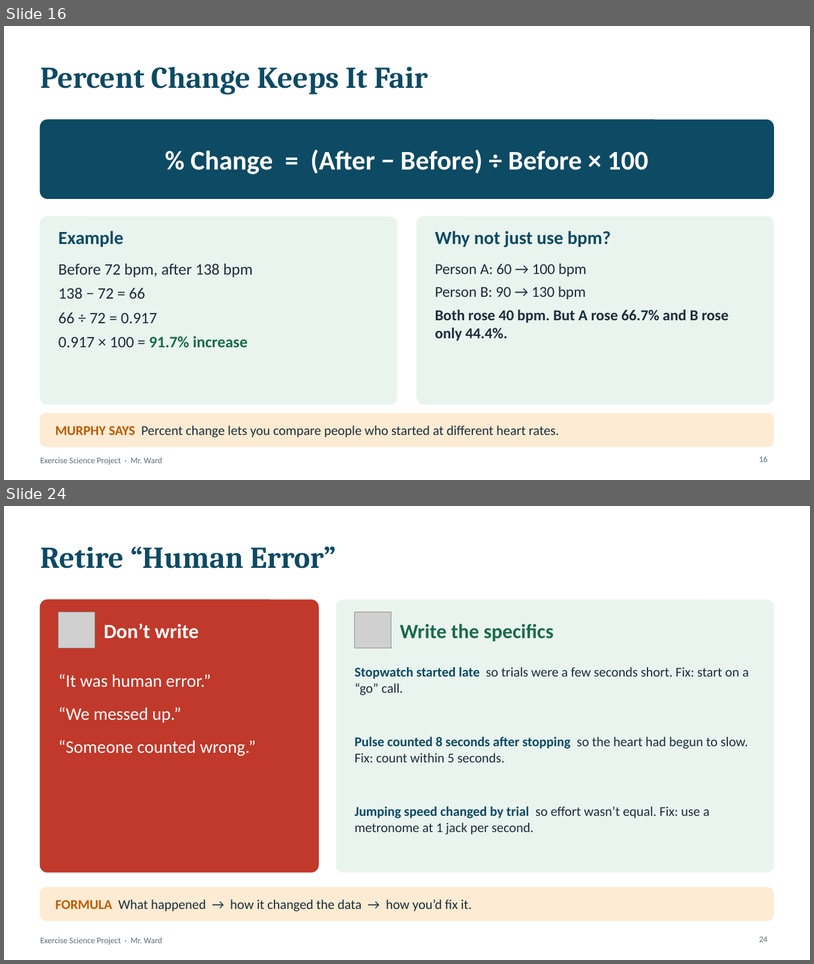
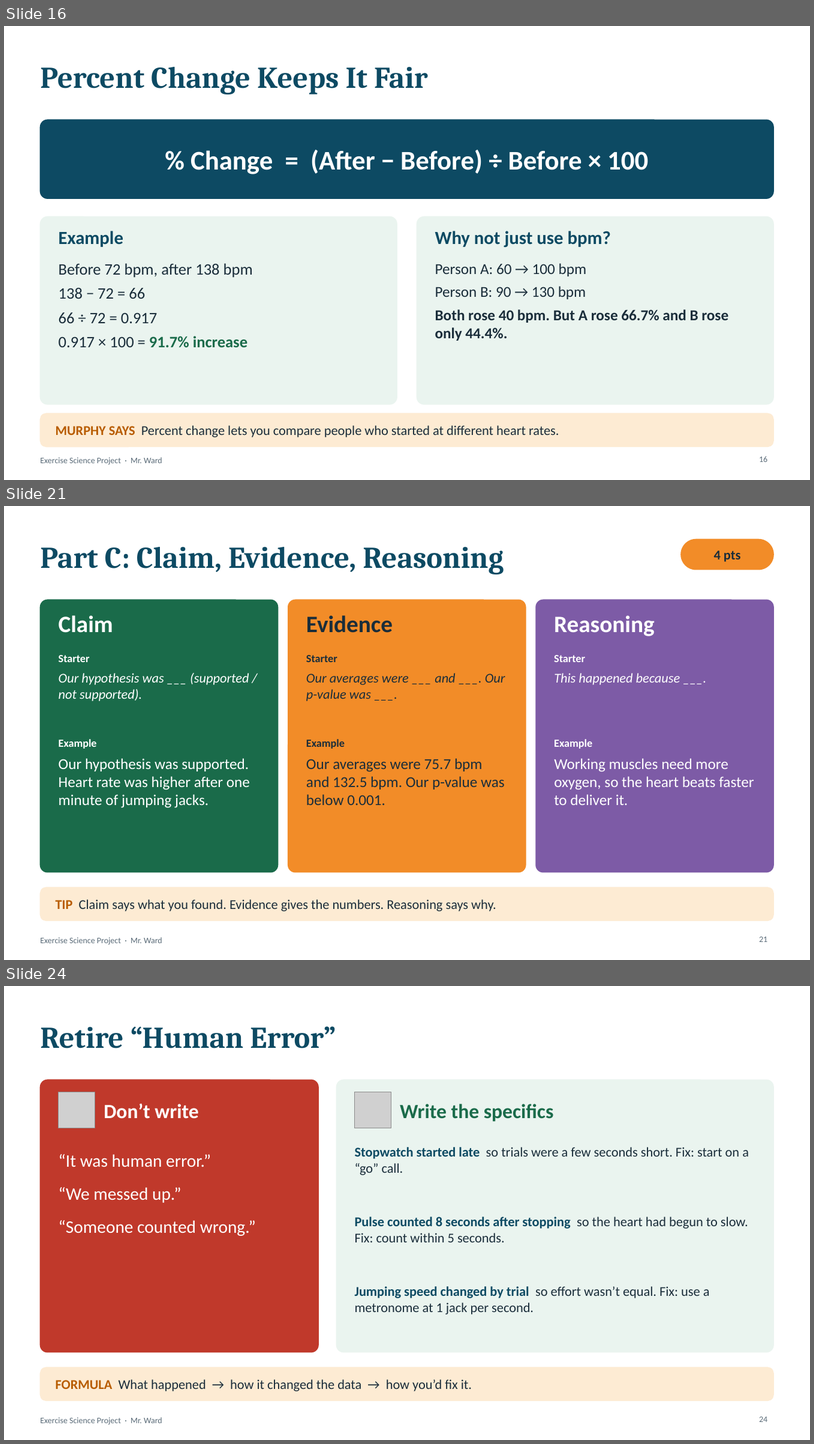
Before and after one commit to rward-prog/tri-1-7thgrade-project, a slide deck: files/Intro_and_Conclusion_Guide.pptx. Shown one above the other, each under a label of ours: slides 16 and 24 before the commit, slides 16, 21 and 24 after it; the slides between them are not shown. The pictures are 814x964 and 814x1444 pixels, drawn with LibreOffice and Linux fonts; fonts in the diff are those of the drawing; grey boxes stand for pictures. Boxes give left, top, right and bottom in pixels: in the first picture for what was removed or moved away, otherwise in the second. Text is boxed around its words. In the diff, an @@ line names an element or a change of style, - is before the commit and + after.

```diff
--- a/files/Intro_and_Conclusion_Guide.pptx
+++ b/files/Intro_and_Conclusion_Guide.pptx
@@ slide 21 added at (4, 506, 810, 960), background #FFFFFF; not listed: 1 template element that a slide beside it also shows @@
@@ rounded rectangle added at (681, 539, 774, 570), fill #F28C28, outline #F28C28 1 pt @@
@@ title added at (40, 547, 504, 574), 36 pt, text #0D4A63, bold @@
+Part C: Claim, Evidence, Reasoning
@@ text added at (714, 550, 741, 562), 16 pt, text #1A2D3A, bold @@
+4 pts
@@ rounded rectangle added at (40, 600, 278, 872), fill #1A6B4A, outline #1A6B4A 1 pt @@
@@ rounded rectangle added at (288, 600, 526, 872), fill #F28C28, outline #F28C28 1 pt @@
@@ rounded rectangle added at (536, 600, 774, 872), fill #7D5BA6, outline #7D5BA6 1 pt @@
@@ text added at (59, 615, 113, 633), 28 pt, text #FFFFFF, bold @@
+Claim
@@ text added at (306, 615, 393, 633), 28 pt, text #1A2D3A, bold @@
+Evidence
@@ text added at (554, 615, 654, 636), 28 pt, text #FFFFFF, bold @@
+Reasoning
@@ text added at (59, 655, 90, 662), 13 pt, text #FFFFFF, bold @@
+Starter
@@ text added at (306, 655, 338, 662), 13 pt, text #1A2D3A, bold @@
+Starter
@@ text added at (554, 655, 585, 662), 13 pt, text #FFFFFF, bold @@
+Starter
@@ text added at (59, 673, 249, 701), 16 pt, text #FFFFFF, italic @@
+Our hypothesis was ___ (supported / not supported).
@@ text added at (306, 673, 506, 701), 16 pt, text #1A2D3A, italic @@
+Our averages were ___ and ___. Our p-value was ___.
@@ text added at (554, 673, 681, 685), 16 pt, text #FFFFFF, italic @@
+This happened because ___.
@@ text added at (59, 739, 97, 748), 13 pt, text #FFFFFF, bold @@
+Example
@@ text added at (306, 739, 345, 748), 13 pt, text #1A2D3A, bold @@
+Example
@@ text added at (554, 739, 593, 748), 13 pt, text #FFFFFF, bold @@
+Example
@@ text added at (59, 758, 250, 808), 18 pt, text #FFFFFF @@
+Our hypothesis was supported. Heart rate was higher after one minute of jumping jacks.
@@ text added at (306, 758, 505, 805), 18 pt, text #1A2D3A @@
+Our averages were 75.7 bpm and 132.5 bpm. Our p-value was below 0.001.
@@ text added at (554, 758, 754, 805), 18 pt, text #FFFFFF @@
+Working muscles need more oxygen, so the heart beats faster to deliver it.
@@ rounded rectangle added at (40, 887, 774, 921), fill #FDEBD3, outline #FDEBD3 1 pt @@
@@ text added at (56, 899, 497, 911), 16 pt, text #1A2D3A @@
+TIP Claim says what you found. Evidence gives the numbers. Reasoning says why.
@@ page number added at (759, 936, 768, 942), 10 pt, text #5A6B78 @@
+21
```
Also in this commit, not shown: 5 slides changed, 4 other slides added, 5 slides removed, 20 other files.
